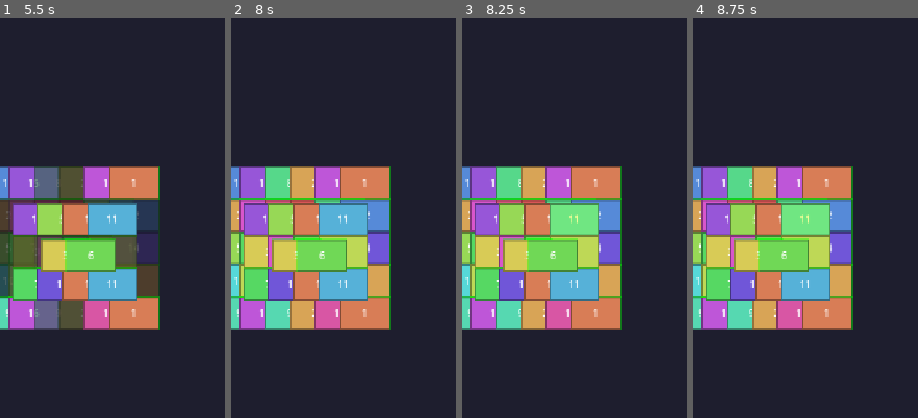
Above: before the commit, frames 1-4 (left to right).
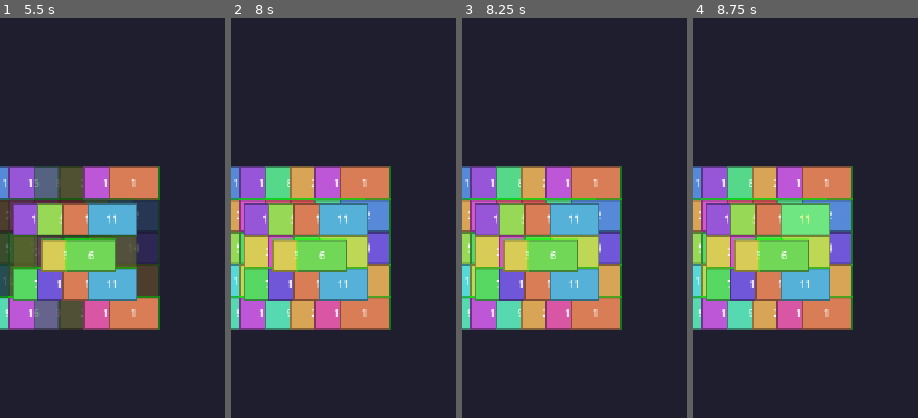
Above: after the commit, the same moments.

Repository: thisccp/Luck-Majong
Game: Godot game, scene res://scenes/Main.tscn
Same seed, same stepped clock (60 frames per second), same inputs: the game is played once before the commit and once after it.
Inputs (mouse positions are % of the whole screen's width and height, from its top left):
- Up to frame 1 (5.5 s): click "💡 Hint" at 0.5 s; click "🔀 Shuffle" at 1.25 s; click "💡 Hint" at 2 s; click "🔀 Shuffle" at 2.75 s; click "💡 Hint" at 3.5 s; click "🔀 Shuffle" at 4.25 s; click "🔄 Reset" at 5 s
- Up to frame 2 (8 s): move the mouse to (45, 70) at 5.77 s; click (45, 70) at 5.92 s; move the mouse to (80, 65) at 6.52 s; click (80, 65) at 6.67 s; move the mouse to (20, 35) at 7.27 s; click (20, 35) at 7.42 s
- Up to frame 3 (8.25 s): move the mouse to (55, 50) at 8.02 s; click (55, 50) at 8.17 s
- Up to frame 4 (8.75 s): no input
The pictures show only the part of the screen within x 33-83%, y 23-73%; the shares and areas given below are measured in that part.

Frames 1-2 are identical in both runs. In frame 3, 1.7% of the frame differs, in the area x 39-61%, y 46-55%; in frame 4, nothing differs.

Commit message:
feat: Implement core Mahjong Solitaire game logic, including solvable board generation, tile management, and mobile input configuration.

Diff:
--- a/project.godot
+++ b/project.godot
@@ -35,6 +35,11 @@
 "events": []
 }
 
+[input_devices]
+
+pointing/emulate_mouse_from_touch=true
+pointing/emulate_touch_from_mouse=false
+
 [rendering]
 
 renderer/rendering_method="mobile"
--- a/scripts/BoardManager.gd
+++ b/scripts/BoardManager.gd
@@ -362,32 +362,36 @@
 
 # ─── Input centralizado ─────────────────────────────────────────────
 
-func _input(event: InputEvent) -> void:
-	"""Top-Down Picker com regras estritas de Mahjong Solitário.
-
-	1. Encontra TODAS as peças sob o cursor via intersect_point
-	2. Seleciona a peça com maior Z (topo da pilha)
-	3. Se a peça do topo NÃO é livre → clique IGNORADO (não atravessa)
-	4. Se a peça do topo É livre → emite tile_pressed
-	5. O evento é SEMPRE consumido quando há peça sob o cursor
+## Frame do último clique processado — evita dupla emissão por emulação.
+var _last_pick_frame: int = -1
+
+func _unhandled_input(event: InputEvent) -> void:
+	"""Top-Down Picker centralizado — funciona em Mouse e Touch.
+
+	Com emulate_mouse_from_touch=true, toques no Android viram
+	InputEventMouseButton. Portanto, basta tratar APENAS mouse events.
+	A deduplicação por frame é uma segurança extra.
 	"""
-	var is_click := false
-
-	if event is InputEventMouseButton and event.is_pressed() and event.button_index == MOUSE_BUTTON_LEFT:
-		is_click = true
-	elif event is InputEventScreenTouch and event.is_pressed():
-		is_click = true
-
-	if not is_click:
+	# Só trata clique esquerdo do mouse (inclui touch emulado no Android)
+	if not (event is InputEventMouseButton):
 		return
-
-	# Posição do clique em coordenadas do canvas (mundo 2D)
-	var mouse_pos := get_global_mouse_position()
+	if event.button_index != MOUSE_BUTTON_LEFT or event.pressed:
+		return
+
+	# Deduplicação: no máximo 1 pick por frame
+	var frame := Engine.get_process_frames()
+	if frame == _last_pick_frame:
+		return
+	_last_pick_frame = frame
+
+	# get_global_mouse_position() já aplica todas as transforms internas
+	# (viewport stretch, canvas transform) — funciona em qualquer resolução
+	var world_pos := get_global_mouse_position()
 
 	# Usar o DirectSpaceState para encontrar TODAS as peças sob o clique
 	var space_state := get_world_2d().direct_space_state
 	var query := PhysicsPointQueryParameters2D.new()
-	query.position = mouse_pos
+	query.position = world_pos
 	query.collide_with_areas = true
 	query.collide_with_bodies = false
 	query.collision_mask = 0xFFFFFFFF
--- a/scripts/GameManager.gd
+++ b/scripts/GameManager.gd
@@ -47,6 +47,9 @@
 	# Esconder popups
 	_win_popup.visible = false
 	_no_moves_popup.visible = false
+
+	# Garantir que nós de UI não bloqueiem toques nas peças
+	_set_ui_mouse_filters(self)
 
 	# Iniciar primeiro jogo com delay para layout estar pronto
 	await get_tree().create_timer(0.3).timeout
@@ -147,3 +150,17 @@
 
 func _show_no_moves_popup() -> void:
 	_no_moves_popup.visible = true
+
+
+# ─── Faxina de UI (mouse_filter) ───────────────────────────────────
+
+func _set_ui_mouse_filters(node: Node) -> void:
+	"""Percorre todos os Control Nodes e define mouse_filter = IGNORE
+	para tudo que NÃO é botão. Impede que fundos transparentes da UI
+	bloqueiem toques nas peças do tabuleiro."""
+	for child in node.get_children():
+		if child is BaseButton:
+			continue  # Botões devem permanecer clicáveis
+		if child is Control:
+			child.mouse_filter = Control.MOUSE_FILTER_IGNORE
+		_set_ui_mouse_filters(child)
--- a/scripts/Tile.gd
+++ b/scripts/Tile.gd
@@ -6,9 +6,6 @@
 
 class_name MahjongTile
 extends Area2D
-
-## Sinal emitido quando o jogador clica nesta peça.
-signal tile_clicked(tile: MahjongTile)
 
 ## Posição na grade: x (coluna), y (linha), z (camada).
 var grid_pos := Vector3i.ZERO
